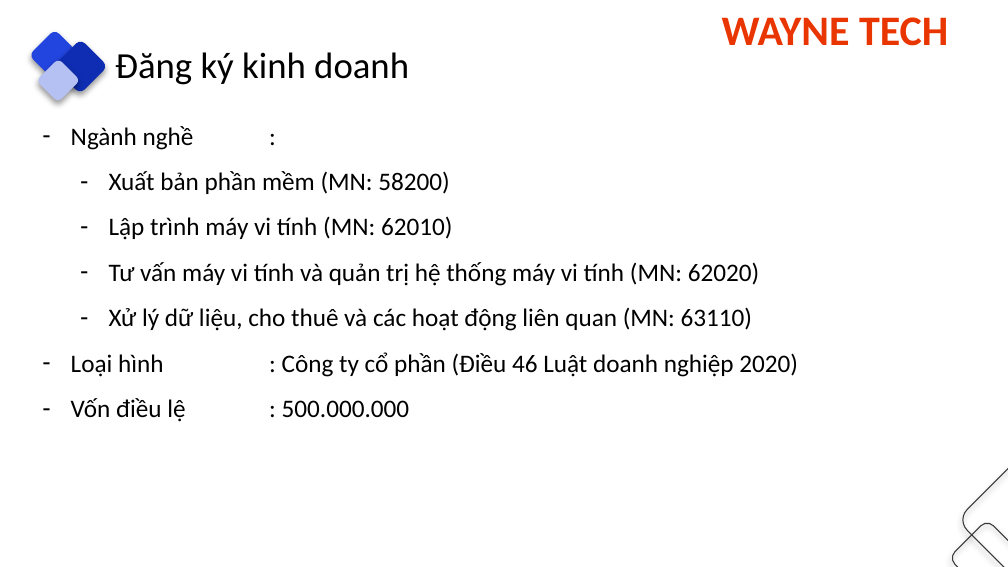
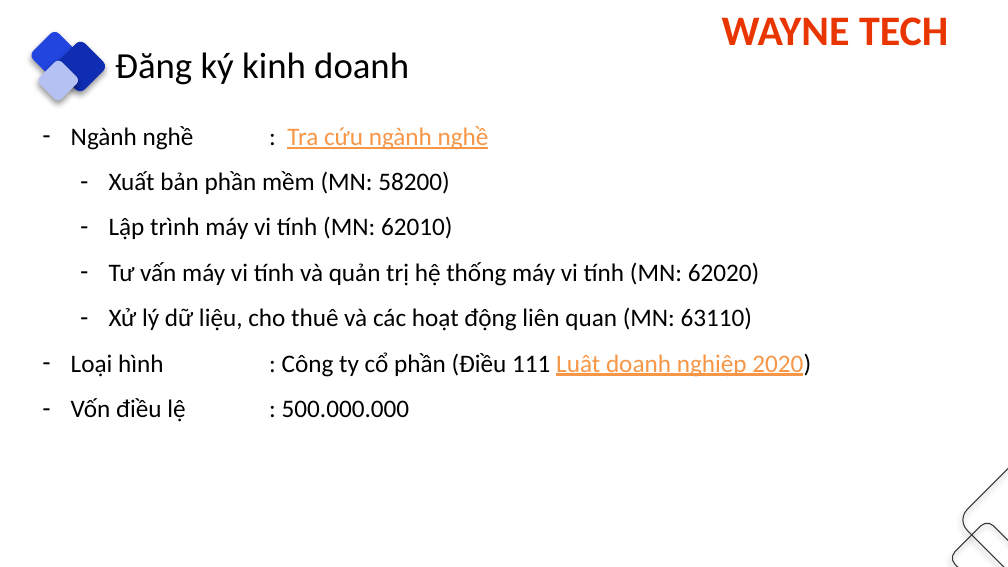
Before and after one commit to danglaiacc/kn, a slide deck: slide 16 of ppt/index.pptx. Drawn at 1008x567 pixels with LibreOffice and Linux fonts; fonts in the diff are those of the drawing. Boxes give left, top, right and bottom in pixels: in the first picture for what was removed or moved away, otherwise in the second. Text is boxed around its words. In the diff, an @@ line names an element or a change of style, - is before the commit and + after.

```diff
--- a/ppt/index.pptx
+++ b/ppt/index.pptx
@@ text at <box>71,126,489,150</box>: text changed; text colour #000000 to #F79646 @@
-– Ngành nghề :
+– Ngành nghề : Tra cứu ngành nghề
@@ text at <box>71,352,811,377</box>: text changed @@
-– Loại hình : Công ty cổ phần (Điều 46 Luật doanh nghiệp 2020)
+– Loại hình : Công ty cổ phần (Điều 111 Luật doanh nghiệp 2020)
```
Also in this commit, not shown: 18 other slides changed, 1 slide added, 1 slide removed.
